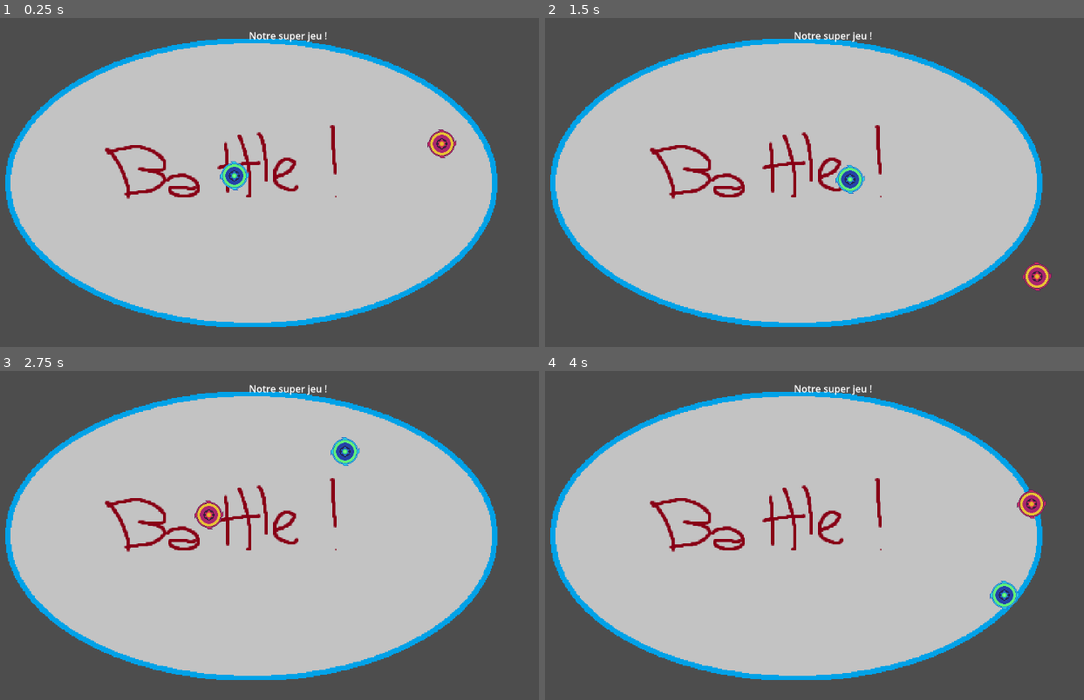
Above: before the commit, frames 1-4 (two rows, left to right).
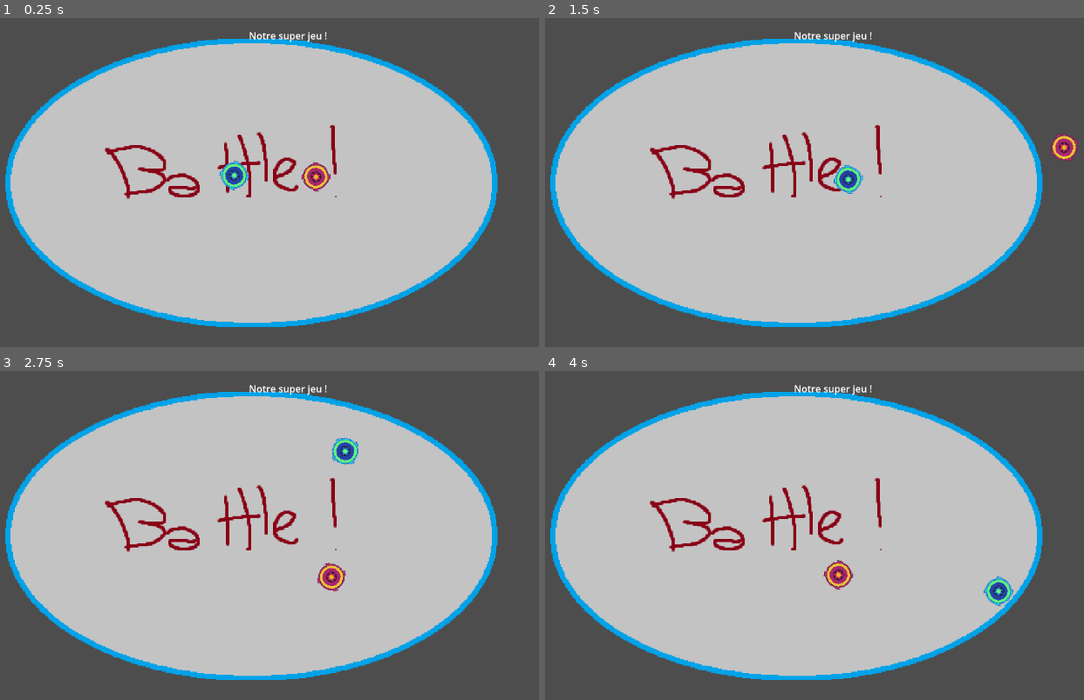
Above: after the commit, the same moments.

Repository: GreemLuck/spin-to-kill
Game: Godot game, scene res://scenes/game_controller.tscn
Same seed, same stepped clock (60 frames per second), same inputs: the game is played once before the commit and once after it.
Inputs (mouse positions are in pixels of both pictures, inside the frame that each line leads up to):
- Up to frame 1 (0.25 s): no input
- Up to frame 2 (1.5 s): move the mouse to (981, 162) at 0.52 s; move the mouse to (685, 202) at 1.27 s
- Up to frame 3 (2.75 s): move the mouse to (350, 446) at 2.02 s
- Up to frame 4 (4 s): move the mouse to (792, 611) at 2.77 s; move the mouse to (1035, 591) at 3.52 s

The runs differ from the first frame. In frame 1, 0.8% of the frame differs, in the area x 40-85%, y 33-53%; in frame 2, 0.9%; in frame 3, 0.8%; in frame 4, 1.1%, in the area x 51-93%, y 35-73%.

Commit message:
arrow vector scene complete

Diff:
--- /dev/null
+++ b/scenes/vector_arrow.tscn
@@ -0,0 +1,30 @@
+[gd_scene load_steps=6 format=3 uid="uid://bygqxudqxi0q6"]
+
+[ext_resource type="Script" uid="uid://bea2uj1o7avwp" path="res://scripts/vector_arrow.gd" id="1_847lv"]
+[ext_resource type="Texture2D" uid="uid://g7k8nqvp528k" path="res://sprites/arrow_shaft.png" id="2_847lv"]
+[ext_resource type="Texture2D" uid="uid://bnbh0wqk576kk" path="res://sprites/arrow_tip.png" id="3_384fh"]
+[ext_resource type="Texture2D" uid="uid://c5wooacq87xpi" path="res://sprites/arrow_head.png" id="4_847lv"]
+
+[sub_resource type="Gradient" id="Gradient_847lv"]
+offsets = PackedFloat32Array(0, 0.34117648, 0.6647059, 1)
+colors = PackedColorArray(0.27999997, 0.87999994, 1, 1, 0.049699992, 0.71, 0.26980007, 1, 0.826735, 0.91, 0.3549, 1, 1, 0.011764706, 0.015686275, 1)
+
+[node name="VectorArrow" type="Node2D"]
+script = ExtResource("1_847lv")
+arrow_scale = 2.7409999999999997
+color_ramp = SubResource("Gradient_847lv")
+
+[node name="Back" type="Sprite2D" parent="."]
+modulate = Color(0.09497777, 0.74342257, 0.41335994, 1)
+texture = ExtResource("3_384fh")
+
+[node name="Shaft" type="Sprite2D" parent="."]
+modulate = Color(0.09497777, 0.74342257, 0.41335994, 1)
+position = Vector2(34.02154, 0)
+scale = Vector2(2.741, 1)
+texture = ExtResource("2_847lv")
+
+[node name="Tip" type="Sprite2D" parent="."]
+modulate = Color(0.09497777, 0.74342257, 0.41335994, 1)
+position = Vector2(73.04308, 0)
+texture = ExtResource("4_847lv")
--- a/scripts/EnemyCircularMovement.gd
+++ b/scripts/EnemyCircularMovement.gd
@@ -4,7 +4,7 @@
 ##
 
 @export var clockwise: bool = true
-@export var starting_force: float = 100000.0
+@export var starting_force: float = 100.0
 @export var central_force: float = 2000
 
 func get_starting_force(owner: Node) -> Vector2:
--- a/scripts/SpinningTop.gd
+++ b/scripts/SpinningTop.gd
@@ -6,8 +6,11 @@
 @export var max_force: float = 4000.0
 @export var max_speed: float = 900.0
 
+@export var torque_speed: float = 500.0;
+
 
 func _ready() -> void:
+	add_constant_torque(torque_speed)
 	apply_force(controller.get_starting_force(self))
 
 func _physics_process(delta: float) -> void:
--- /dev/null
+++ b/scripts/vector_arrow.gd
@@ -0,0 +1,48 @@
+@tool
+extends Node2D
+
+@onready var back_node = $Back
+@onready var shaft_node = $Shaft
+@onready var tip_node = $Tip
+
+@export_range(0.01, 10.0) var arrow_scale: float = 1.0
+@export var color_ramp: Gradient
+
+var previous_scale: float
+var shaft_px : Vector2
+
+func _ready():
+	shaft_px = _sprite_rect_size(shaft_node)
+	previous_scale = arrow_scale
+	print(shaft_px)
+
+func _process(delta):
+
+	# Moves the shaft and arrow tip based on the difference in scale between changes
+	var scale_delta = arrow_scale - previous_scale
+	if scale_delta != 0.0:
+		var offset_x = shaft_px.x * scale_delta
+		shaft_node.scale.x = arrow_scale;
+		shaft_node.move_local_x(offset_x/2.0)
+		tip_node.move_local_x(offset_x)
+		_update_color(arrow_scale)
+
+		previous_scale = arrow_scale
+		print(shaft_node.texture.get_size())
+
+func _update_color(scale:float) -> void:
+	var t = clamp(scale / 10.0, 0.0, 1.0)
+	var col = color_ramp.sample(t)
+	$Back.modulate = col
+	$Shaft.modulate = col
+	$Tip.modulate = col
+
+
+func _sprite_rect_size(s: Sprite2D) -> Vector2:
+	var rect = s.get_rect()
+	if rect == null:
+		return Vector2.ZERO
+	var base = rect.size
+	if s.region_enabled:
+		base = s.region_rect.size
+	return base
Not shown, added: scripts/vector_arrow.gd.uid
Binary file added: sprites/arrow_head.png
Not shown, added: sprites/arrow_head.png.import
Binary file changed: sprites/arrow_shaft.png
Binary file changed: sprites/arrow_tip.png
